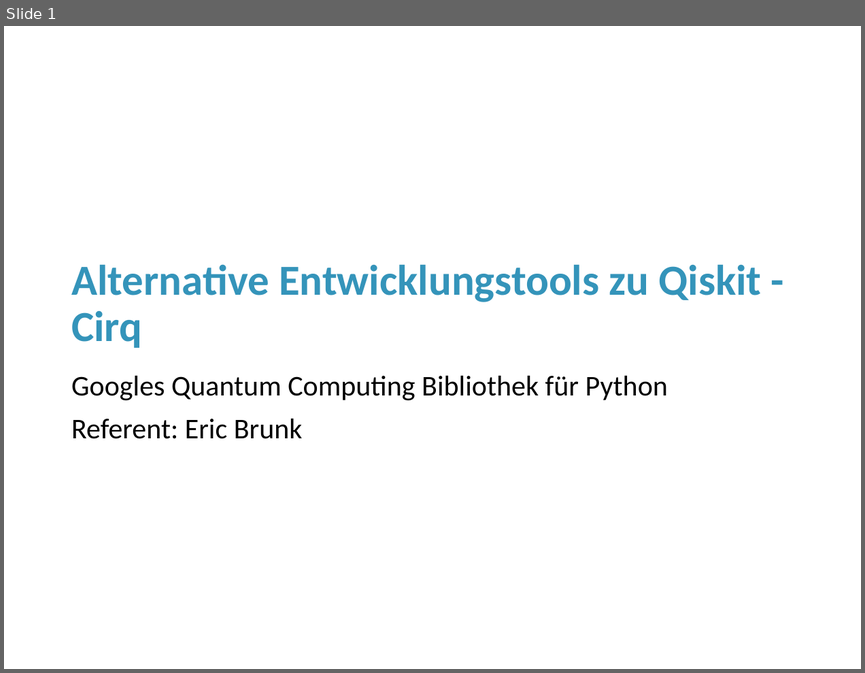
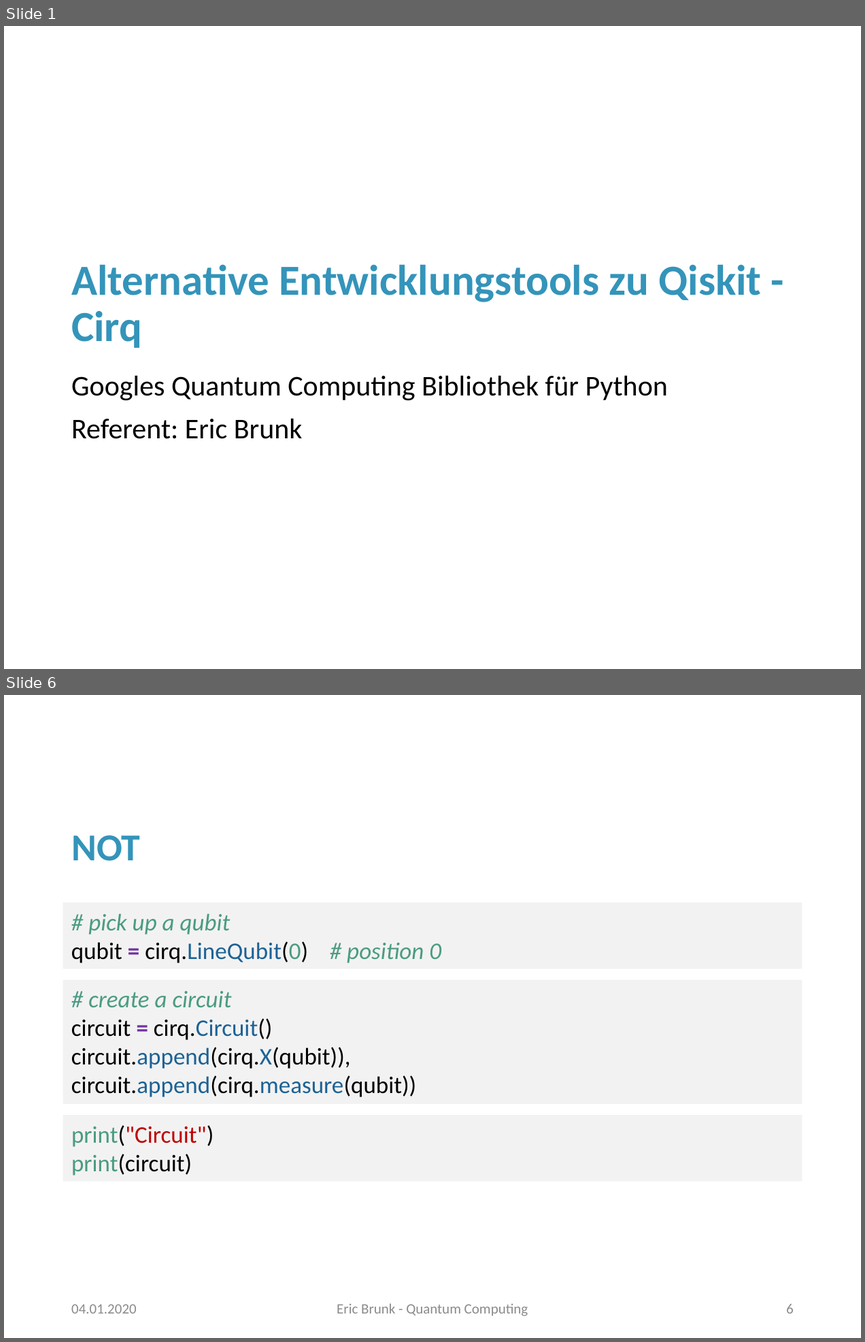
Before and after one commit to erxn91/quantum_computing, a slide deck: Präsentation.pptx. Shown one above the other, each under a label of ours: slide 1 before the commit, slides 1 and 6 after it; the slides between them are not shown. The pictures are 865x673 and 865x1342 pixels, drawn with LibreOffice and Linux fonts; fonts in the diff are those of the drawing; background and template pictures are left out. Boxes give left, top, right and bottom in pixels: in the first picture for what was removed or moved away, otherwise in the second. Text is boxed around its words. In the diff, an @@ line names an element or a change of style, - is before the commit and + after.

```diff
--- a/Präsentation.pptx
+++ b/Präsentation.pptx
@@ slide 6 added at [4, 695, 861, 1338], background #FFFFFF @@
@@ title added at [71, 835, 140, 861], 32 pt, text #3494BA, bold @@
+NOT
@@ rectangle added at [63, 902, 802, 968], fill #F2F2F2, 20 pt, text #4A9B83, italic @@
+# pick up a qubit
+qubit = cirq.LineQubit(0) # position 0
@@ rectangle added at [63, 979, 802, 1104], fill #F2F2F2, 20 pt, text #000000 @@
+# create a circuit
+circuit = cirq.Circuit()
+circuit.append(cirq.X(qubit)),
+circuit.append(cirq.measure(qubit))
@@ rectangle added at [63, 1115, 802, 1181], fill #F2F2F2, 20 pt, text #000000 @@
+print("Circuit")
+print(circuit)
@@ text added at [71, 1304, 137, 1313], 12 pt, text #8C8C8C @@
+04.01.2020
@@ text added at [337, 1303, 528, 1316], 12 pt, text #8C8C8C @@
+Eric Brunk - Quantum Computing
@@ page number added at [786, 1304, 793, 1313], 12 pt, text #8C8C8C @@
+6
```
Also in this commit, not shown: 11 slides changed, 1 other slide added, 2 other files.
